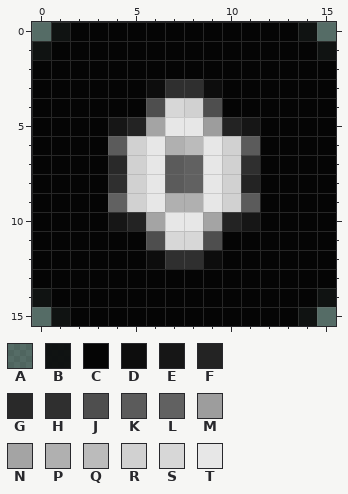
Pixel-art sprite -- src/app/icon16.png. This is how it looked before the edit.
The file is 16x16 pixels. Colours within 5 levels of each other are drawn and written as one.
Palette (. is transparent): A #04040471  B #040404ea  C #050505  D #0d0d0d  E #161616  F #232323  G #292929  H #2f2f2f  J #4e4e4e  K #5b5b5b  L #616161  M #9d9d9d  N #a4a4a4  P #b0b0b0  Q #bbbbbb  R #d1d1d1  S #d7d7d7  T #e7e7e7
Pixels before, first column x 0:
 0 ABCCCCCCCCCCCCBA
 1 BCCCCCCCCCCCCCCB
 2 CCCCCCCCCCCCCCCC
 3 CCCCCCDHHDCCCCCC
 4 CCCCCCJSRJCCCCCC
 5 CCCCEFNTTMFECCCC
 6 CCCCKRTPQTRKCCCC
 7 CCCCGRTKLTRHCCCC
 8 CCCCHRTKLTRFCCCC
 9 CCCCLRTPPTRKCCCC
10 CCCCEFNTTNFECCCC
11 CCCCCCJSSJCCCCCC
12 CCCCCCDHHDCCCCCC
13 CCCCCCCCCCCCCCCC
14 BCCCCCCCCCCCCCCB
15 ABCCCCCCCCCCCCBA
The same view after the edit:
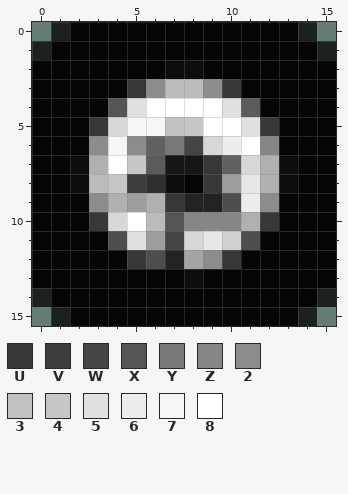
Colours new in this view: U #373737  V #3d3d3d  W #444444  X #555555  Y #777777  Z #868686  2 #8c8c8c  3 #c1c1c1  4 #c7c7c7  5 #e0e0e0  6 #ededed  7 #f6f6f6  8 #ffffff
From old to new:
colour A: #04040471 -> #0808085c
colour B: #040404ea -> #090909dd
Changed rows in their new state; - is a pixel that keeps its letter.
first column x 2:
 2 -----DD-----
 3 ---U2QQ2U---
 4 --X588885K--
 5 -US7734885U-
 6 -272LYWS68Z-
 7 DP84KEEULSPD
 8 DQ4VHDCUMTPD
 9 -2PMPUFFJ62-
10 -US8QXZZZPU-
11 --J5MW-TRJ--
12 ---UJFN2U---
13 ------D-----
Pixel boxes of the changes (left, top, right, bottom) in both pictures:
changed: (32, 22, 336, 326)
